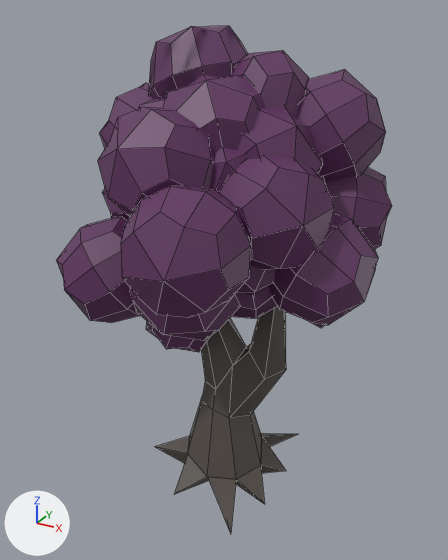
The FBX model SlideStudios_Unlimited Bugs/Assets/Assets/Environment/BigTree.fbx: old version first, new version second.
Camera for both pictures: a 50 mm lens placed at (0.2516, -0.1018, 0.0989), pointed at (0.1961, -0.0009, 0.0484). Arrows for +X, +Y and +Z are at lower left; the lights stay in place. Mesh edges are drawn as thin lines. Where no turn or scale is listed for an object, it has been applied to the vertices.
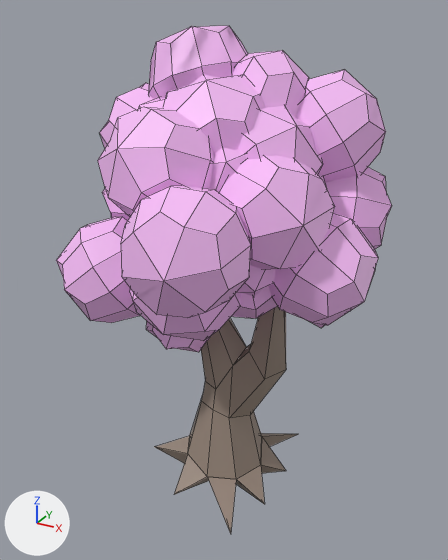
Commit message: make big tree brighter

What differs and where, as boxes [x1, y1, x2, y2] in the pictures (448 x 560 px):
'trunk', recoloured (grey to brown)
    both: [155, 306, 296, 533]
'polySurface20', recoloured (purple to pink)
    both: [121, 186, 251, 318]
'polySurface16', recoloured (purple to pink)
    both: [219, 156, 335, 270]
'polySurface9', recoloured (purple to pink)
    both: [98, 107, 214, 217]
'polySurface25', recoloured (purple to pink)
    both: [268, 213, 378, 325]
'polySurface8', recoloured (purple to pink)
    both: [296, 70, 386, 182]
'polySurface24', recoloured (purple to pink)
    both: [56, 217, 140, 323]
'polySurface2', recoloured (purple to pink)
    both: [163, 74, 265, 153]
'polySurface6', recoloured (purple to pink)
    both: [238, 106, 323, 174]
'polySurface18', recoloured (purple to pink)
    both: [325, 167, 392, 249]
'polySurface1', recoloured (purple to pink)
    both: [148, 26, 236, 98]
'polySurface3', recoloured (purple to pink)
    both: [231, 50, 309, 118]
'polySurface33', recoloured (purple to pink)
    both: [148, 27, 248, 99]
'polySurface29', recoloured
    both: [130, 288, 240, 341]
'polySurface10', recoloured (purple to pink)
    both: [100, 83, 154, 148]
'polySurface11', recoloured (purple to pink)
    both: [209, 148, 247, 193]
'polySurface32', recoloured
    both: [231, 286, 277, 319]
'polySurface26', recoloured
    both: [237, 265, 276, 297]
'polySurface31', recoloured
    both: [146, 321, 212, 352]
'polySurface21', recoloured (purple to pink)
    both: [102, 189, 130, 221]
'polySurface5', recoloured (purple to pink)
    both: [139, 97, 165, 109]
'polySurface28', recoloured
    both: [311, 322, 325, 328]
'polySurface15', recoloured
    both: [318, 173, 327, 189]

Diff of the bpy script that builds the scene:
```diff
--- a/SlideStudios_Unlimited Bugs/Assets/Assets/Environment/BigTree.fbx.py
+++ b/SlideStudios_Unlimited Bugs/Assets/Assets/Environment/BigTree.fbx.py
@@ mat_foliage2 @@
 mat_foliage2 = principled_material('foliage2')
-mat_foliage2.base_color = (0.121, 0.0336, 0.121)  # dark purple #623362
+mat_foliage2.base_color = (0.957, 0.521, 0.957)  # pink #fabffa
@@ mat_trunk2 @@
 mat_trunk2 = principled_material('trunk2')
-mat_trunk2.base_color = (0.094, 0.0792, 0.069)  # dark grey #56504a
+mat_trunk2.base_color = (0.317, 0.248, 0.201)  # brown #99887c
```
